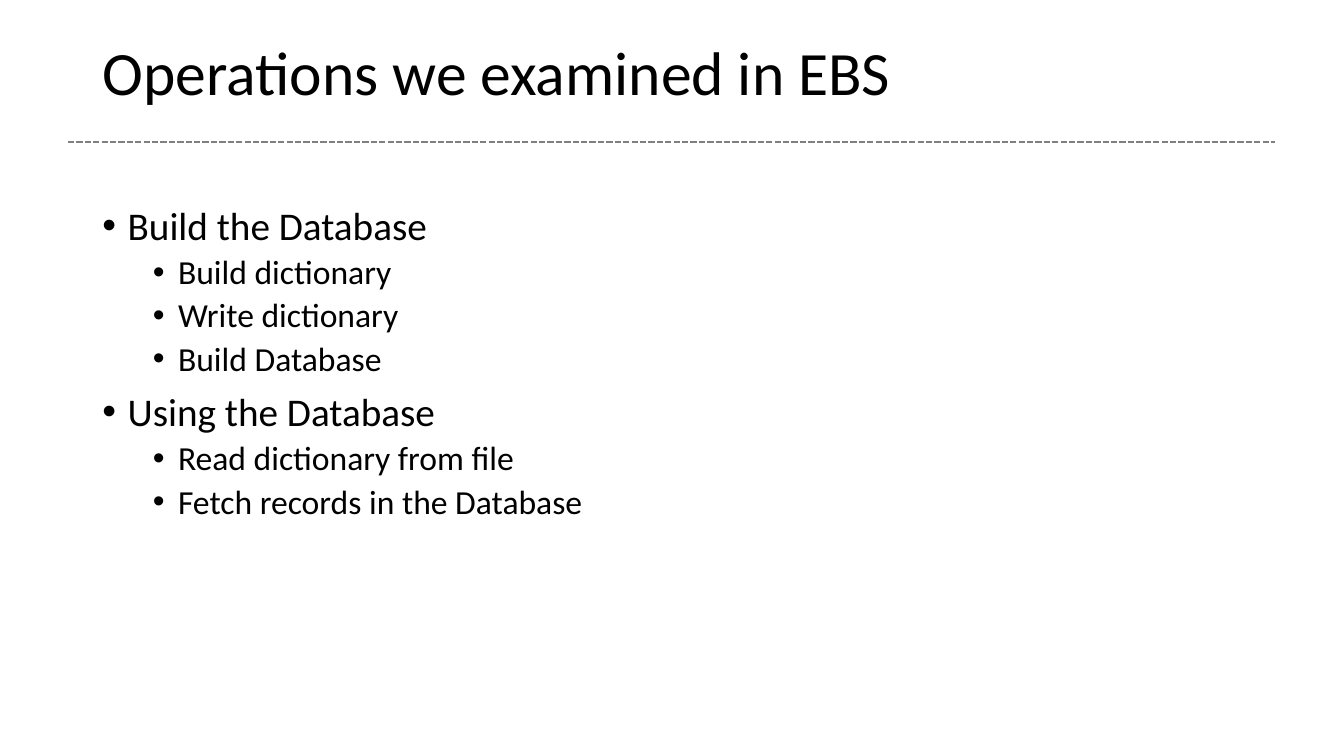
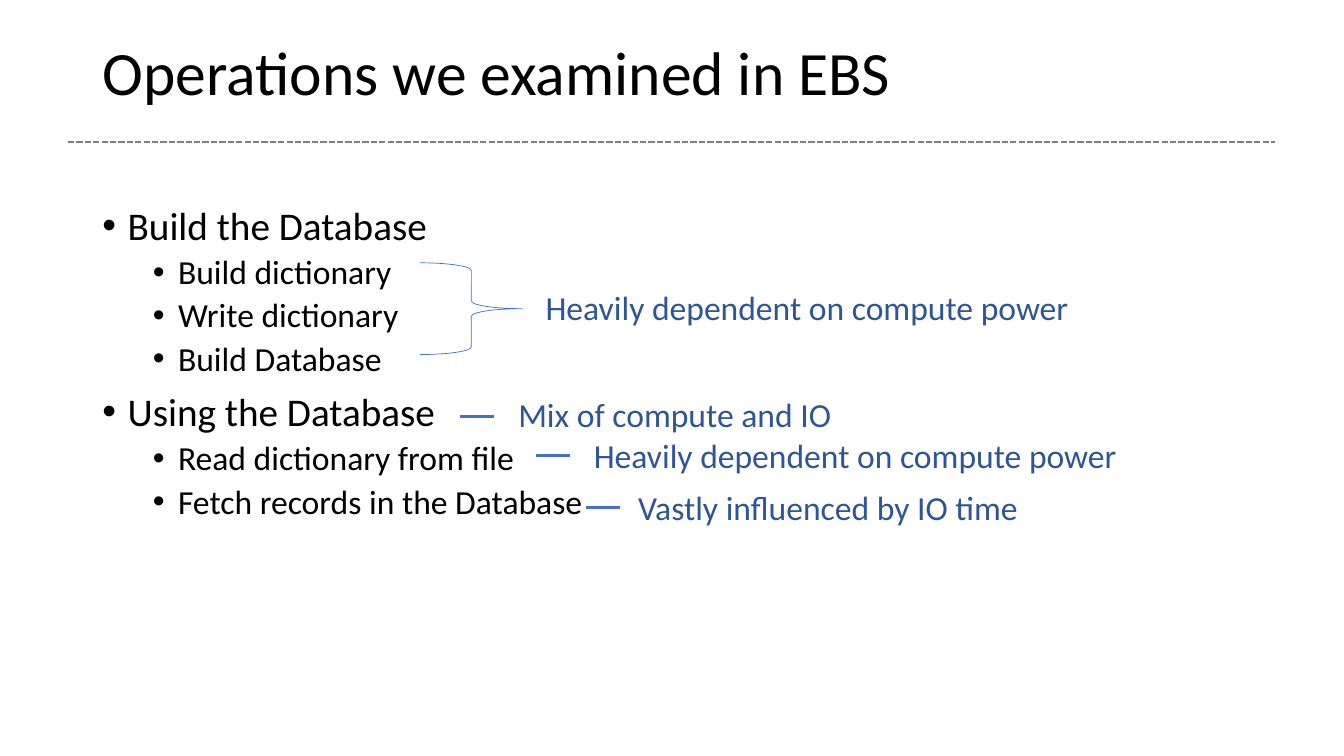
Before and after one commit to glenntu15/BuildVoterDatabase, a slide deck: slide 7 of Proj_presentation.pptx. Drawn at 1344x756 pixels with LibreOffice and Linux fonts; fonts in the diff are those of the drawing. Boxes give left, top, right and bottom in pixels: in the first picture for what was removed or moved away, otherwise in the second. Text is boxed around its words. In the diff, an @@ line names an element or a change of style, - is before the commit and + after.

```diff
--- a/Proj_presentation.pptx
+++ b/Proj_presentation.pptx
@@ right brace added at [420, 263, 523, 355], outline #4472C4 0.5 pt @@
@@ text added at [546, 296, 1068, 326], 24 pt, text #2F5597 @@
+Heavily dependent on compute power
@@ line added from (460, 416) to (494, 416), #4472C4 2.25 pt @@
@@ text added at [518, 403, 831, 433], 24 pt, text #2F5597 @@
+Mix of compute and IO
@@ text added at [594, 444, 1116, 474], 24 pt, text #2F5597 @@
+Heavily dependent on compute power
@@ line added from (535, 456) to (570, 456), #4472C4 2.25 pt @@
@@ line added from (587, 508) to (621, 508), #4472C4 2.25 pt @@
@@ text added at [638, 496, 1017, 526], 24 pt, text #2F5597 @@
+Vastly influenced by IO time
```
Also in this commit, not shown: 4 other slides changed, 2 slides added, 1 slide removed.
